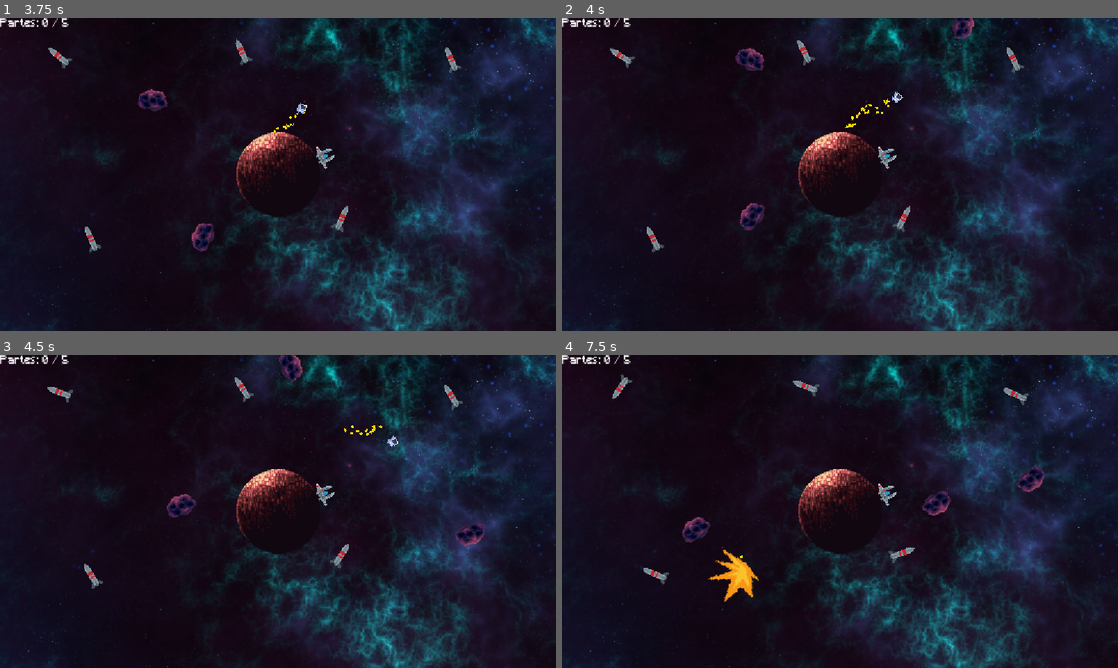
Above: before the commit, frames 1-4 (two rows, left to right).
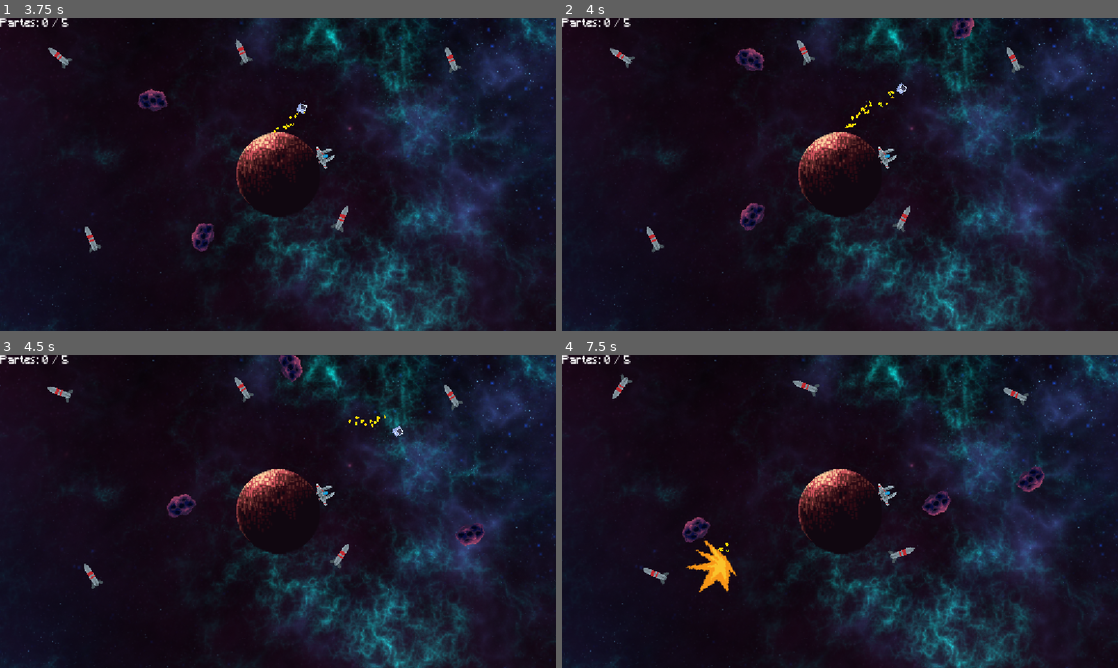
Above: after the commit, the same moments.

Repository: Madonexx/Proyecto-chicho
Game: Godot game, scene res://Escenas/MainMenu.tscn
Two runs of this game, one before a commit and one after it. Both use one fixed random seed, a clock stepped at 60 frames per second and the inputs below.
Inputs (mouse positions are in pixels of both pictures, inside the frame that each line leads up to):
- Up to frame 1 (3.75 s): click "Comenzar" at 0.5 s; click "JUGAR!" at 1.25 s; move the mouse to (400, 158) at 2.02 s; hold D (derecha) 2.03-2.78 s; hold Right mouse button (acercar) 2.03-2.78 s; move the mouse to (166, 190) at 2.77 s; hold A (izquierda) 2.78-3.53 s; right-click (166, 190) at 2.85 s; move the mouse to (333, 105) at 3.52 s; press the mouse at (333, 105) at 3.53 s; hold D (derecha) from 3.53 s (still down)
- Up to frame 2 (4 s): keep holding D (derecha); right-click (895, 105) at 3.8 s
- Up to frame 3 (4.5 s): keep holding D (derecha); move the mouse to (250, 574) at 4.27 s; release the mouse at (250, 574) at 4.28 s; tap E (interact) at 4.35 s
- Up to frame 4 (7.5 s): right-click (812, 574) at 4.55 s; move the mouse to (1006, 558) at 5.02 s; release D (derecha) at 5.03 s; hold Right mouse button (acercar) 5.03-5.78 s; hold A (izquierda) 5.03-7.28 s; move the mouse to (673, 464) at 5.77 s; right-click (673, 464) at 5.85 s; move the mouse to (867, 511) at 6.52 s; press the mouse at (867, 511) at 6.53 s; right-click (867, 511) at 6.8 s; move the mouse to (756, 433) at 7.27 s; release the mouse at (756, 433) at 7.28 s; hold D (derecha) from 7.28 s (still down); tap E (interact) at 7.35 s

Frame 1 is identical in both runs. In frame 2, 0.1% of the frame differs, in the area x 55-62%, y 20-31%; in frame 3, 0.2%; in frame 4, 1.0%, in the area x 22-36%, y 59-79%.

Commit message:
eliminé la mecánica de "acercar"

Diff:
--- a/Scripts/player.gd
+++ b/Scripts/player.gd
@@ -53,9 +53,6 @@
 		sprite_2d.flip_h = false
 		gancho.flip_h = false
 		gancho.offset.x = -30
-
-	if Input.is_action_pressed("acercar") and can_move == true:
-		radio_actual -= vel_jetpack_jugador * delta
 
 	if Input.is_action_pressed("alejar") and can_move == true:
 		particulas_jetpack()
